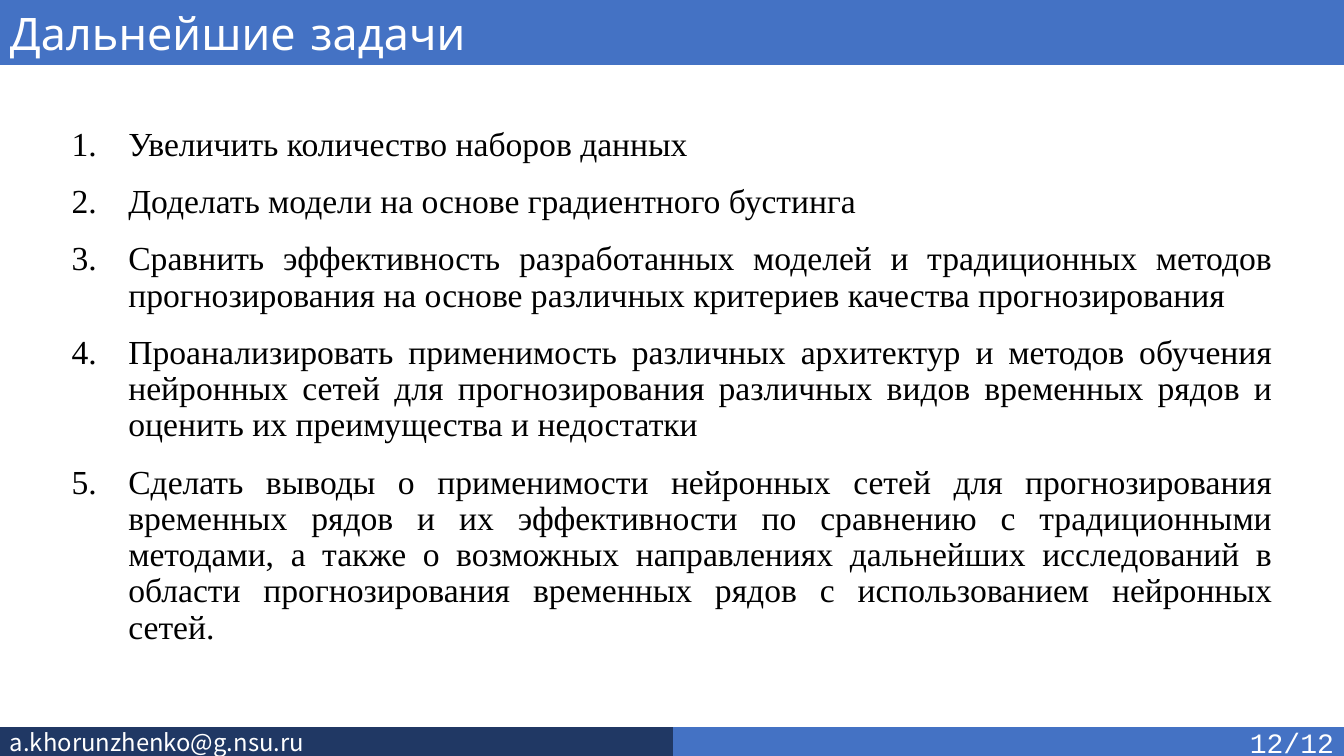
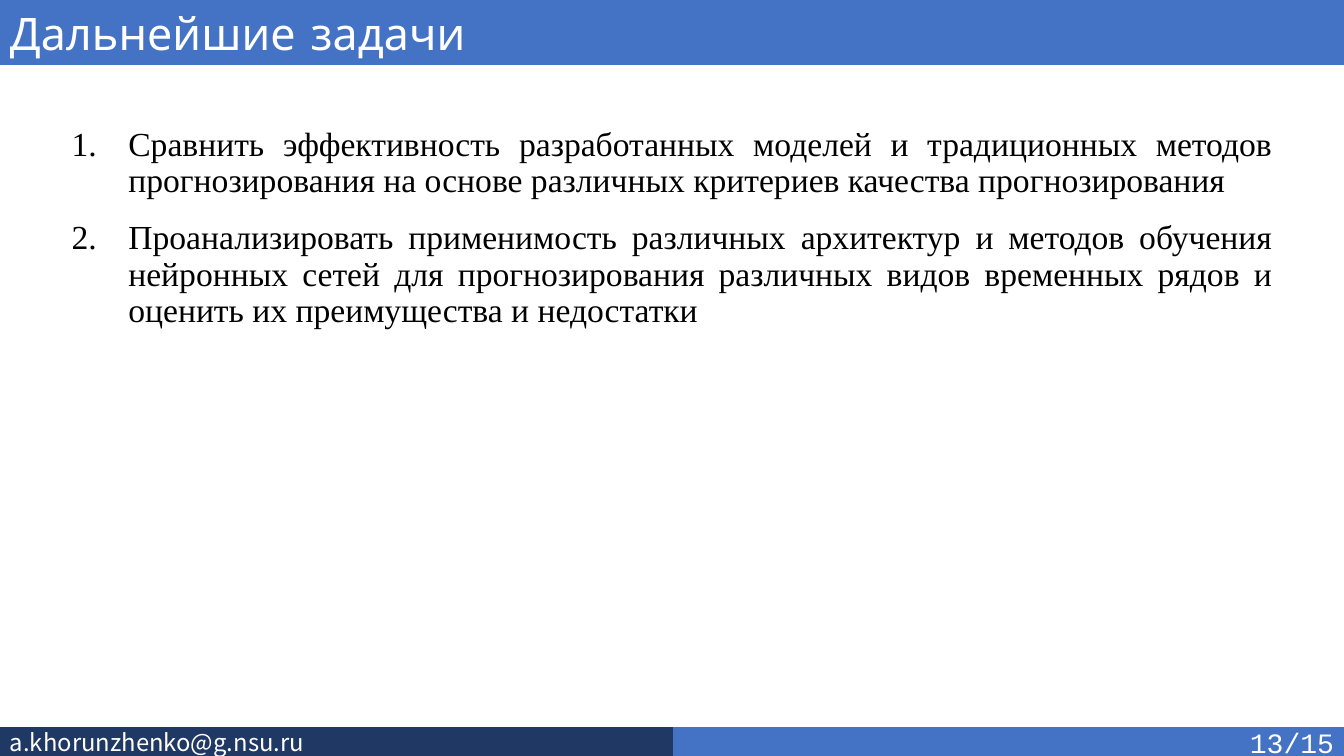
Before and after one commit to SkivHisink/MasterWork, a slide deck: slide 15 of Text/Хорунженко_презентация_3_сем.pptx (slide 14 before the commit). Drawn at 1344x756 pixels with LibreOffice and Linux fonts; fonts in the diff are those of the drawing. Boxes give left, top, right and bottom in pixels: in the first picture for what was removed or moved away, otherwise in the second. Text is boxed around its words. In the diff, an @@ line names an element or a change of style, - is before the commit and + after.

```diff
--- a/Text/Хорунженко_презентация_3_сем.pptx
+++ b/Text/Хорунженко_презентация_3_сем.pptx
@@ text at box(128, 132, 856, 220): paragraphs removed @@
-1. Увеличить количество наборов данных
-2. Доделать модели на основе градиентного бустинга
@@ text at box(128, 471, 1272, 640): paragraph removed @@
-5. Сделать выводы о применимости нейронных сетей для прогнозирования временных рядов и их эффективности по сравнению с традиционными методами, а также о возможных направлениях дальнейших исследований в области прогнозирования временных рядов с использованием нейронных сетей.
@@ text in rectangle at box(1250, 733, 1334, 754): text changed @@
-12/12
+13/15
```
Also in this commit, not shown: 13 other slides changed, 2 slides added, 2 other files.
